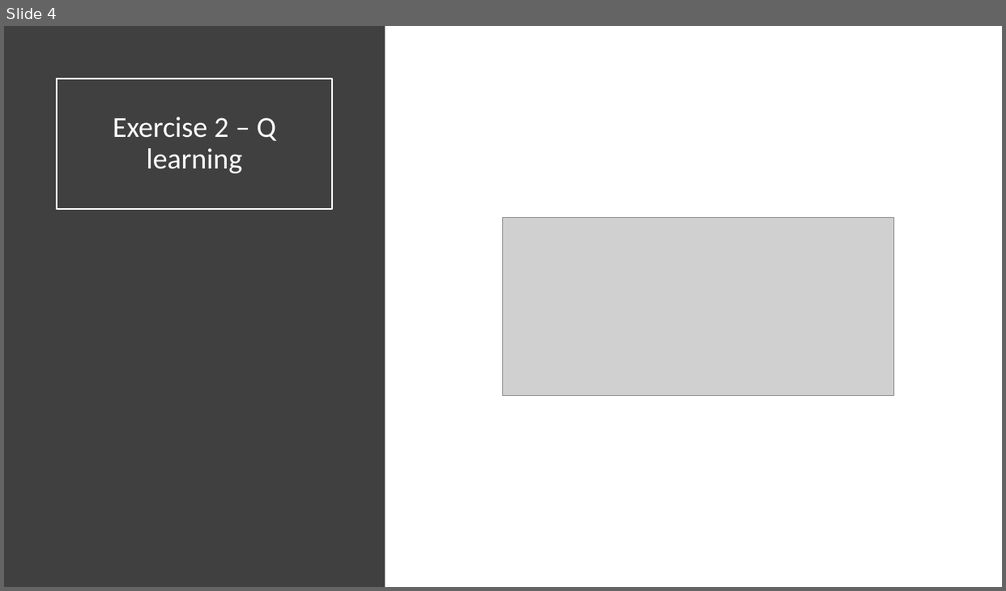
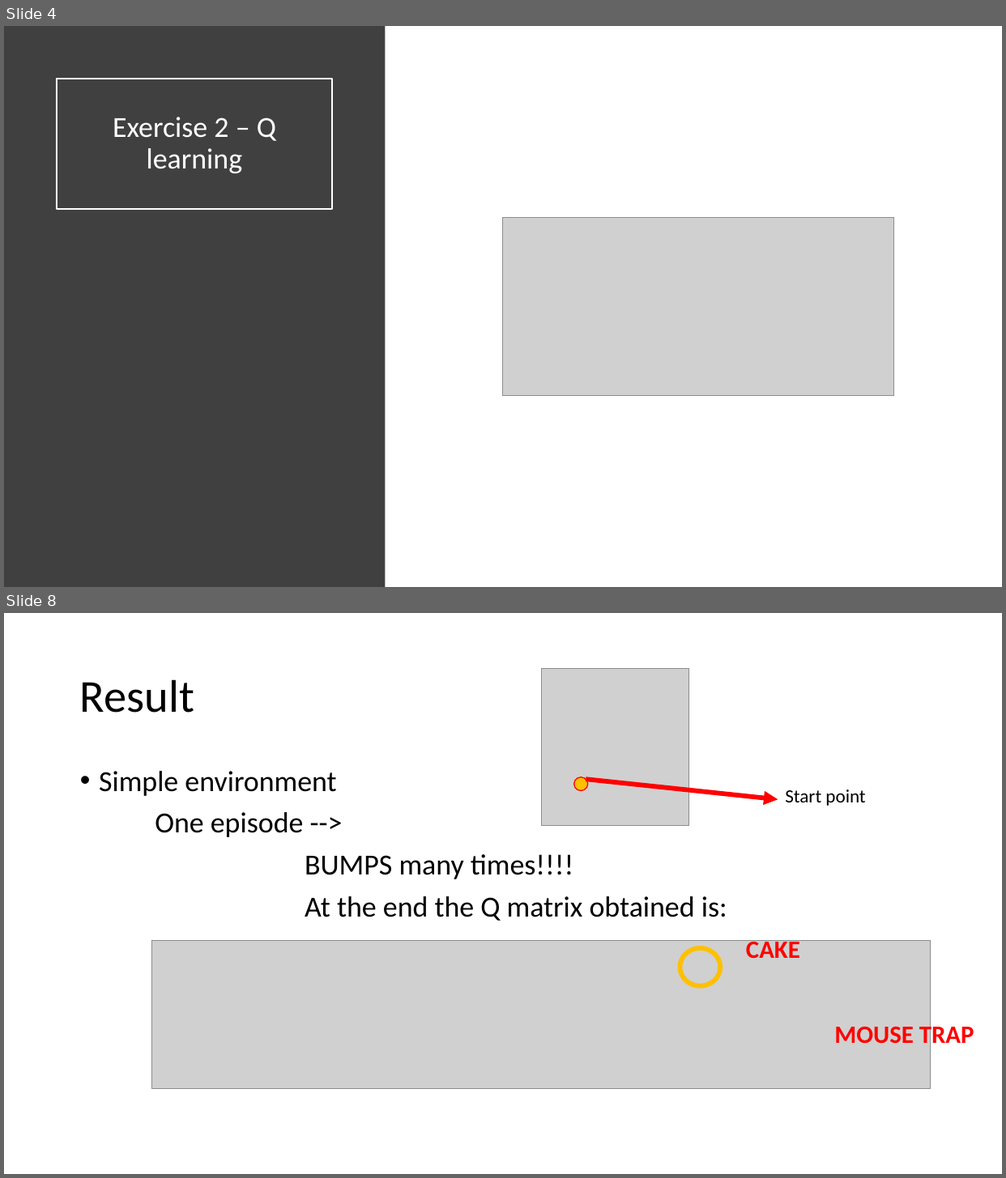
Before and after one commit to mpiffari/ReinforcementLearning2019, a slide deck: Presentation/SDU_SummerSchool_Presentation.pptx. Shown one above the other, each under a label of ours: slide 4 before the commit, slides 4 and 8 after it; the slides between them are not shown. The pictures are 1006x591 and 1006x1178 pixels, drawn with LibreOffice and Linux fonts; fonts in the diff are those of the drawing; grey boxes stand for pictures. Boxes give left, top, right and bottom in pixels: in the first picture for what was removed or moved away, otherwise in the second. Text is boxed around its words. In the diff, an @@ line names an element or a change of style, - is before the commit and + after.

```diff
--- a/Presentation/SDU_SummerSchool_Presentation.pptx
+++ b/Presentation/SDU_SummerSchool_Presentation.pptx
@@ slide 8 added at (4, 613, 1002, 1174), background #FFFFFF @@
@@ title added at (80, 679, 194, 713), 44 pt, text #000000 @@
+Result
@@ picture added at (542, 668, 689, 825) @@
@@ text added at (99, 771, 727, 921), 28 pt, text #000000 @@
+• Simple environment
+One episode -->
+BUMPS many times!!!!
+At the end the Q matrix obtained is:
@@ ellipse added at (574, 777, 588, 790), fill #FFC000, outline #FF0000 1 pt @@
@@ arrow added from (586, 779) to (778, 799), #FF0000 4.5 pt @@
@@ text added at (785, 790, 865, 806), 18 pt, text #000000 @@
+Start point
@@ picture added at (152, 941, 931, 1089) @@
@@ ellipse added at (680, 948, 720, 986), outline #FFC000 4.5 pt @@
@@ text added at (746, 937, 800, 958), 24 pt, text #FF0000, bold @@
+CAKE
@@ text added at (834, 1022, 974, 1050), 24 pt, text #FF0000, bold @@
+MOUSE TRAP
```
Also in this commit, not shown: 1 slide changed, 7 other slides added, 3 other files.
